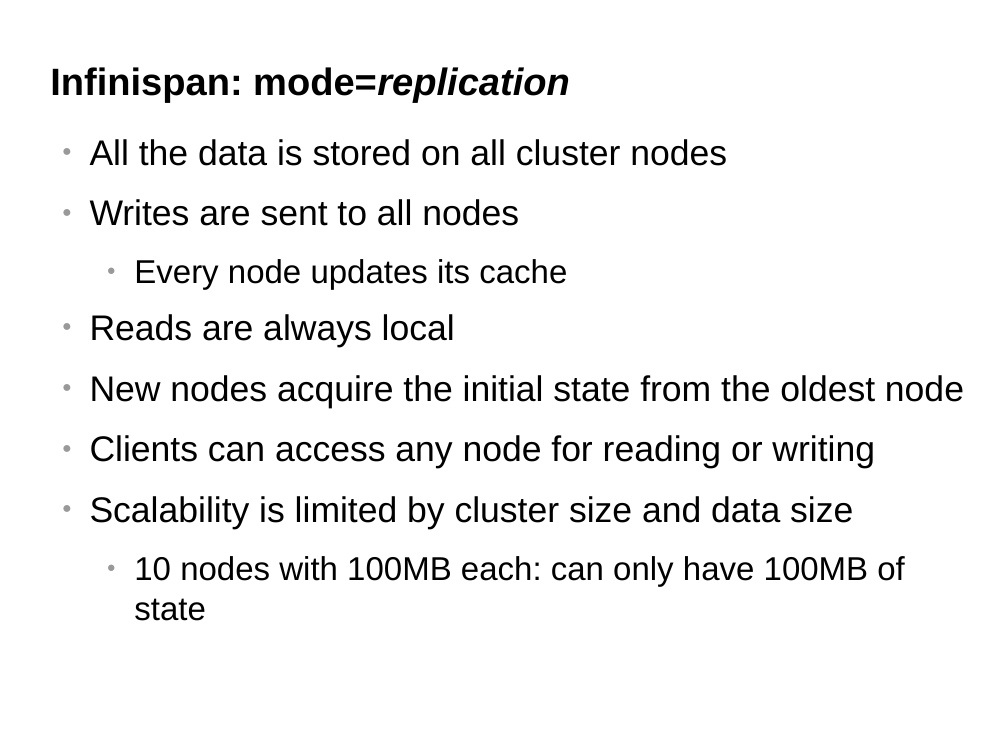
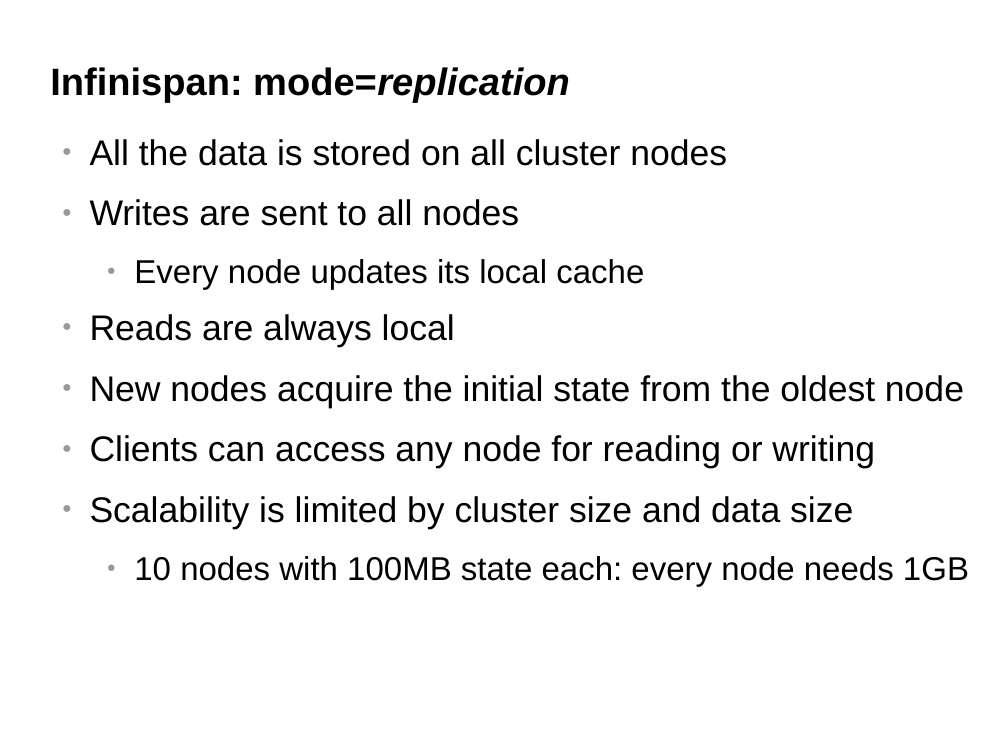
Before and after one commit to belaban/SessionPerf, a slide deck: slide 6 of docs/jbw2012.odp. Drawn at 1008x756 pixels with LibreOffice and Linux fonts; fonts in the diff are those of the drawing; background and template pictures are left out. Boxes give left, top, right and bottom in pixels: in the first picture for what was removed or moved away, otherwise in the second. Text is boxed around its words. In the diff, an @@ line names an element or a change of style, - is before the commit and + after.

Commit message:
ns

```diff
--- a/docs/jbw2012.odp
+++ b/docs/jbw2012.odp
@@ text at (134,259,644,290): text changed @@
-  ● Every node updates its cache
+  ● Every node updates its local cache
@@ text at (134,556,969,587): text changed @@
-  ● 10 nodes with 100MB each: can only have 100MB of state
+  ● 10 nodes with 100MB state each: every node needs 1GB
```
Also in this commit, not shown: 1 other slide changed.
